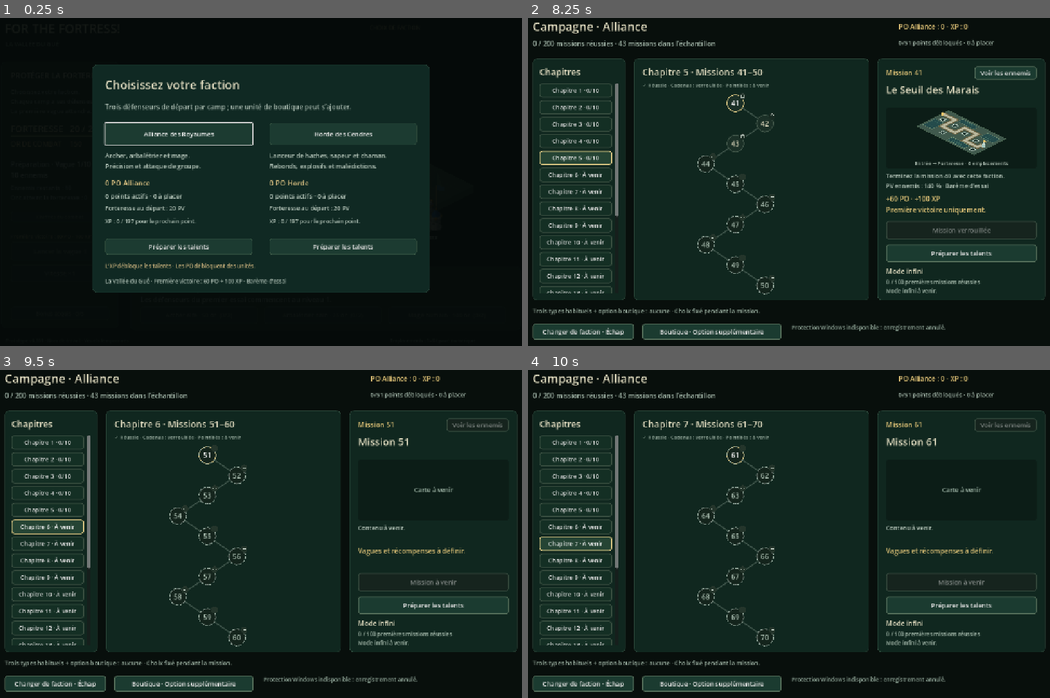
Above: before the commit, frames 1-4 (two rows, left to right).
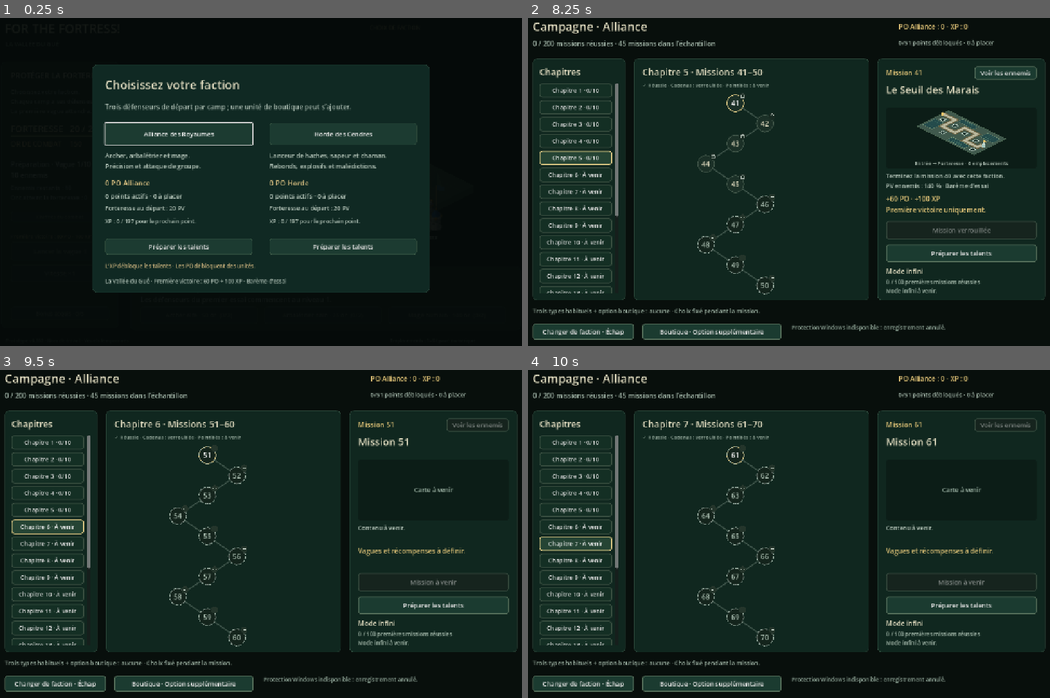
Above: after the commit, the same moments.

Repository: tomy1up/For-The-Fortress
Game: Godot game, scene res://scenes/main.tscn
Same seed, same stepped clock (60 frames per second), same inputs: the game is played once before the commit and once after it.
Inputs:
- Up to frame 1 (0.25 s): no input
- Up to frame 2 (8.25 s): click "Alliance des Royaumes" at 0.5 s; click "Jouer la mission 1" at 1.25 s; click "Jouer la mission 1" at 2 s; click "Horde des Cendres" at 2.75 s; click "Préparer les talents" at 3.5 s; click "Préparer les talents" at 4.25 s; click "Chapitre 1 · 0/10" at 5 s; click "Chapitre 2 · 0/10" at 5.75 s; click "Chapitre 3 · 0/10" at 6.5 s; click "Chapitre 4 · 0/10" at 7.25 s; click "Chapitre 5 · 0/10" at 8 s
- Up to frame 3 (9.5 s): click "Chapitre 6 · À venir" at 8.75 s
- Up to frame 4 (10 s): click "Chapitre 7 · À venir" at 9.5 s

The runs differ from the first frame. In frame 2, 0.1% of the frame differs, in the area x 18-42%, y 6-54%; in frame 3, less than 0.1%; in frame 4, less than 0.1%.

Commit message:
Add marsh missions 44 and 45 with channels and cloister maps
Co-Authored-By: Claude Opus 5.5 <noreply@anthropic.com>

Diff:
--- a/prototype/project.godot
+++ b/prototype/project.godot
@@ -3,7 +3,7 @@
 
 [application]
 config/name="For the Fortress! — La Vallée du Gué"
-config/version="0.161"
+config/version="0.162"
 run/main_scene="res://scenes/main.tscn"
 config/features=PackedStringArray("4.7", "GL Compatibility")
 
--- a/prototype/scripts/campaign_catalogue.gd
+++ b/prototype/scripts/campaign_catalogue.gd
@@ -29,9 +29,9 @@
 		var titles: Array[String] = ["Le Col des Ardoises","Les Crêtes des Ardoises","Les Éboulis des Ardoises","Le Ravin des …(182 unchanged characters)…
 		result.merge({"title":titles[(number-21)%10],"available":true,"map_id":maps[(number-21)%10],"hp_percent":99+number,"po":60,"xp":100,"waves":10},true)
 		if number > 30: result.combat_affix = {"id":"headwinds","cadence_percent":90}
-	elif number <= 43:
-		var maps: Array[String] = ["marsh_threshold","marsh_basins","marsh_court"]
-		var titles: Array[String] = ["Le Seuil des Marais","Les Bassins Engloutis","La Cour des Noyés"]
+	elif number <= 45:
+		var maps: Array[String] = ["marsh_threshold","marsh_basins","marsh_court","marsh_channels","marsh_cloister"]
+		var titles: Array[String] = ["Le Seuil des Marais","Les Bassins Engloutis","La Cour des Noyés","Les Chenaux Oubliés","Le Cloître Submergé"]
 		result.merge({"title":titles[number-41],"available":true,"map_id":maps[number-41],"hp_percent":99+number,"po":60,"xp":100,"waves":10},true)
 	return result
 
--- a/prototype/scripts/main.gd
+++ b/prototype/scripts/main.gd
@@ -775,7 +775,7 @@
 	var mountain_preview := variant in ["slate","slateplay","ridges","ridgesplay"] or variant.begins_with("mountain") or variant.begins_with("marsh")
 	var mountain_number := 21
 	if variant.begins_with("ridges"): mountain_number = 22
-	if variant.begins_with("marsh"): mountain_number = clampi(variant.trim_prefix("marsh").trim_suffix("play").trim_suffix("completed").to_int(),41,43)
+	if variant.begins_with("marsh"): mountain_number = clampi(variant.trim_prefix("marsh").trim_suffix("play").trim_suffix("completed").to_int(),41,45)
 	if variant.begins_with("mountain"):
 		mountain_number = clampi(variant.trim_prefix("mountain").trim_suffix("play").trim_suffix("completed").to_int(),23,40)
 	if (variant.begins_with("terrain") and variant.trim_prefix("terrain").is_valid_int()) or mountain_preview:
--- a/prototype/scripts/map_definition.gd
+++ b/prototype/scripts/map_definition.gd
@@ -563,6 +563,15 @@
 
 static func for_id(id: String) -> Dictionary:
 	if id == "valley_ford": return valley()
+	if id == "marsh_channels":
+		var shared: Array[Vector2] = [Vector2(8,6),Vector2(11,6),Vector2(11,2),Vector2(15,2),Vector2(15,6),Vector2(17,6)]
+		var upper: Array[Vector2] = [Vector2(0,1),Vector2(5,1),Vector2(5,4),Vector2(8,4)]
+		var lower: Array[Vector2] = [Vector2(0,9),Vector2(4,9),Vector2(4,6)]
+		upper.append_array(shared);lower.append_array(shared)
+		return {"id":id,"title":"Les Chenaux Oubliés","size":Vector2i(18,10),"path_points":upper,"path_length":measured_length(upper),"slots":[Vector2(2.5,3),Vector2(2,7),Vector2(6.5,7.8),Vector2(9.5,4.5),Vector2(13,4),Vector2(16.5,8)],"trees":[],"decoration":"marsh","route_pattern":"alternating_pressure","routes":[{"id":"upper","path_points":upper,"path_length":measured_length(upper)},{"id":"lower","path_points":lower,"path_length":measured_length(lower)}],"water_areas":[Rect2(0.5,4.3,2,1.3),Rect2(6.2,0.3,4.5,1.3),Rect2(8,8,5,1.4),Rect2(15.8,0.5,1.7,3)]}
+	if id == "marsh_cloister":
+		var points: Array[Vector2] = [Vector2(0,3),Vector2(3,3),Vector2(3,8),Vector2(8,8),Vector2(8,2),Vector2(12,2),Vector2(12,7),Vector2(15,7),Vector2(15,4),Vector2(17,4),Vector2(17,6)]
+		return {"id":id,"title":"Le Cloître Submergé","size":Vector2i(18,10),"path_points":points,"path_length":measured_length(points),"slots":[Vector2(1.5,5),Vector2(5.5,5.5),Vector2(6,1),Vector2(10,5),Vector2(14,2),Vector2(16.5,8.5)],"trees":[],"decoration":"marsh","water_areas":[Rect2(0.5,0.5,4.5,1.2),Rect2(4,6.5,2.5,0.8),Rect2(9,8.5,5.5,0.8),Rect2(13,0.4,4,0.8)]}
 	if id == "marsh_basins":
 		var points: Array[Vector2] = [Vector2(0,7),Vector2(3,7),Vector2(3,3),Vector2(7,3),Vector2(7,7),Vector2(11,7),Vector2(11,2),Vector2(15,2),Vector2(15,6),Vector2(17,6)]
 		return {"id":id,"title":"Les Bassins Engloutis","size":Vector2i(18,10),"path_points":points,"path_length":measured_le …(246 unchanged characters)…
--- a/prototype/scripts/valley_model.gd
+++ b/prototype/scripts/valley_model.gd
@@ -191,7 +191,7 @@
 	action_history.append(entry)
 
 static func valid_enemy_hp_percent(value: Variant) -> bool:
-	return (value is int or value is float) and is_finite(float(value)) and value == floorf(float(value)) and value >= 100 and value <= 142
+	return (value is int or value is float) and is_finite(float(value)) and value == floorf(float(value)) and value >= 100 and value <= 144
 
 func configure_combat_affix(value: Variant) -> bool:
 	if not value is Dictionary or not action_history.is_empty() or phase != "preparation" or wave != 1 or gold != INITIAL_GOLD: return false
--- a/prototype/scripts/valley_view.gd
+++ b/prototype/scripts/valley_view.gd
@@ -488,6 +488,11 @@
 			if area.grow(7).intersects(scenery_bounds(placed)): clear = false;break
 		if clear: result.append(candidate)
 		if result.size() >= 22: break
+	# Sur un terrain encombré, une ruine plus compacte remplace un saule déjà dégagé.
+	# Ses limites sont incluses dans celles de l'arbre : les marges restent préservées.
+	if marsh and not result.any(func(item):return item.kind=="ruin"):
+		for item in result:
+			if item.kind=="willow": item.kind = "ruin";break
 	result.sort_custom(func(a: Dictionary,b: Dictionary) -> bool: return project(a.point).y < project(b.point).y)
 	return result
 
--- a/prototype/tests/test_campaign_guidance.gd
+++ b/prototype/tests/test_campaign_guidance.gd
@@ -16,18 +16,21 @@
 func _initialize() -> void: call_deferred("run_checks")
 func run_checks() -> void:
 	check(Catalogue.suggested_mission({}) == 1,"Progression indisponible : suggestion prudente, sans inventer un succès")
+	# Le nombre de missions jouables augmente à chaque version : le test le lit dans le catalogue.
+	var playable: int = Catalogue.available_count()
+	check(playable >= 20,"Le catalogue propose au moins les vingt premières missions")
 	for faction in range(2):
 		var p = Profile.new("")
-		for completed in range(21):
+		for completed in range(playable+1):
 			var before: String = JSON.stringify(p.data)
-			check(Catalogue.suggested_mission(p.campaign_status(faction)) == mini(completed+1,20),"Suggestion : première mission à réussir, puis dernière mission jouable lorsque l’échantillon est terminé")
+			check(Catalogue.suggested_mission(p.campaign_status(faction)) == mini(completed+1,playable),"Suggestion : première mission à réussir, puis dernière mission jouable lorsque l’échantillon est terminé")
 			check(Catalogue.suggested_mission(p.campaign_status(1-faction)) == 1 and JSON.stringify(p.data) == before,"La suggestion est sans écriture et ne transfère aucune réussite à l’autre camp")
-			if completed < 20:
+			if completed < playable:
 				var id: int = p.begin_mission(faction,Catalogue.id_for(completed+1),60,10,100)
 				check(p.credit_mission(id,faction,10,true),"Préparation d’une réussite réelle par le service de progression")
 		var scene = Main.new();root.add_child(scene);scene.set_process(false);scene.meta_profile = p
 		scene._open_campaign(faction)
-		check(scene.campaign_menu.chapter == 2 and scene.campaign_menu.selected == 9 and scene.choosing_faction,"Le parcours terminé propose la vingtième mission sans la lancer")
+		check(scene.campaign_menu.chapter == (playable-1)/10+1 and scene.campaign_menu.selected == (playable-1)%10 and scene.choosing_faction,"Le parcours terminé propose la dernière mission jouable sans la lancer")
 		scene.campaign_menu._chapter(2);scene.campaign_menu._select(5)
 		var before: String = JSON.stringify(p.data)
 		scene.campaign_menu._talents();scene.meta_menu.close()
--- a/prototype/tests/test_campaign_preview.gd
+++ b/prototype/tests/test_campaign_preview.gd
@@ -37,7 +37,7 @@
 		screen.refresh();screen._select(1)
 		check(screen.terrain_preview.definition.id == "ford_woods" and not screen.start_button.disabled,"La même carte devient jouable après le succès requis")
 		before = JSON.stringify(p.data)
-		screen._chapter(5);screen._select(3)
+		screen._chapter(5);screen._select(5)
 		check(screen.terrain_preview.definition.is_empty() and screen.terrain_preview.geometry().is_empty() and screen.start_button.disabled,"Un contenu à venir n’emprunte pas le terrain du Gué ni celui précédemment consulté")
 		screen._chapter(20);screen._select(9)
 		check(screen.terrain_preview.geometry().is_empty() and JSON.stringify(p.data) == before,"Les chapitres futurs restent sans terrain inventé et sans effet sur les acquis")
--- a/prototype/tests/test_campaign_progress.gd
+++ b/prototype/tests/test_campaign_progress.gd
@@ -15,8 +15,8 @@
 		var id: String = Catalogue.id_for(number);var definition: Dictionary = Catalogue.definition(number)
 		check(not ids.has(id) and Catalogue.number_for(id) == number,"Identifiant de mission unique et stable sur les deux cents positions")
 		ids[id] = true
-		if number > 43: check(not definition.available and not definition.has("po") and not definition.has("xp") and Catalogue.runtime(id).is_empty(),"Contenu absent non jouable, sans récompense inventée")
-	check(Catalogue.available_count() == 43 and Catalogue.runtime("campaign.001") == {"id":"campaign.001","po":60,"xp":100,"waves":10,"map_id":"valley_ford","hp_percent":100},"La mission du Gué et ses gains de référence restent inchangés")
+		if number > 45: check(not definition.available and not definition.has("po") and not definition.has("xp") and Catalogue.runtime(id).is_empty(),"Contenu absent non jouable, sans récompense inventée")
+	check(Catalogue.available_count() == 45 and Catalogue.runtime("campaign.001") == {"id":"campaign.001","po":60,"xp":100,"waves":10,"map_id":"valley_ford","hp_percent":100},"La mission du Gué et ses gains de référence restent inchangés")
 	for invalid in ["campaign.1","campaign.000","campaign.201","campaign.+001","campaign.0001","campaign.001.extra",null,1]: check(Catalogue.number_for(invalid) == 0,"Identifiant non canonique refusé")
 	for number in [0,-1,201]: check(Catalogue.definition(number).is_empty() and Catalogue.id_for(number).is_empty(),"Position hors parcours refusée")
 	for pair in [[1,1],[10,1],[11,2],[20,2],[21,3],[100,10],[101,11],[200,20]]: check(Catalogue.definition(pair[0]).chapter == pair[1],"Dix missions par chapitre aux frontières du parcours")
--- a/prototype/tests/test_campaign_sample.gd
+++ b/prototype/tests/test_campaign_sample.gd
@@ -36,7 +36,7 @@
 				check(is_equal_approx(scaled.hp,base.hp*percent/100.0) and scaled.hp == scaled.max_hp,"Les PV initiaux et maximum appliquent exactement le pourcentage demandé")
 				for key in ["speed","reward","fortress_damage","identity_id","origin"]: check(scaled[key] == base[key],"Vitesse, gains, dégâts à la forteresse et identité de faction inchangés")
 	var m = Model.new()
-	for invalid in [0,99,143,100.5,true,"101",null,INF]: check(not m.configure_enemy_hp(invalid) and m.enemy_hp_percent == 100,"Réglage absent, non entier ou hors de l’échantillon refusé sans effet")
+	for invalid in [0,99,145,100.5,true,"101",null,INF]: check(not m.configure_enemy_hp(invalid) and m.enemy_hp_percent == 100,"Réglage absent, non entier ou hors de l’échantillon refusé sans effet")
 	check(m.configure_enemy_hp(101) and m.select_faction(0) and not m.configure_enemy_hp(102),"Le pourcentage est configuré avant le départ puis figé")
 	m.start();m.advance(0)
 	check(not m.enemies.is_empty() and m.enemies[0].max_hp == Model.scaled_enemy_hp(m.enemies[0].type,101),"Le moteur applique les PV réglés aux apparitions réelles")
@@ -68,7 +68,7 @@
 			if number > 1:
 				var bad: Dictionary = reports[0].duplicate(true);bad.enemy_hp_percent = 100
 				check(not Replay.verify(bad).ok,"Un rapport dont le pourcentage a été falsifié est rejeté")
-				bad.enemy_hp_percent = 143;check(not Replay.verify(bad).ok,"Un rapport ne peut pas imposer une difficulté non prise en charge")
+				bad.enemy_hp_percent = 145;check(not Replay.verify(bad).ok,"Un rapport ne peut pas imposer une difficulté non prise en charge")
 				bad.erase("enemy_hp_percent");check(not Replay.verify(bad).ok,"Supprimer les règles de PV du rapport ne permet pas un rejeu incohérent")
 		var scene = Main.new();root.add_child(scene);scene.set_process(false)
 		var p = Profile.new("");scene.meta_profile = p;scene._open_campaign(faction)
--- a/prototype/tests/test_campaign_states.gd
+++ b/prototype/tests/test_campaign_states.gd
@@ -27,7 +27,7 @@
 			if chapter == 4:
 				check(menu.nodes.all(func(node):return node.state=="locked"),"Les dix missions du chapitre 4 attendent les réussites préalables")
 			if chapter == 5:
-				check(menu.nodes.slice(0,3).all(func(node):return node.state=="locked") and menu.nodes.slice(3).all(func(node):return node.state=="future"),"Trois missions des marais verrouillées et sept missions futures")
+				check(menu.nodes.slice(0,5).all(func(node):return node.state=="locked") and menu.nodes.slice(5).all(func(node):return node.state=="future"),"Cinq missions des marais verrouillées et cinq missions futures")
 			if chapter > 5:
 				check(menu.chapter_buttons[chapter-1].text.contains("À venir"),"Un chapitre sans contenu jouable ne prétend pas être prêt")
 				for node in menu.nodes: check(node.state == "future" and not node.locked,"Les nœuds d’un chapitre futur restent consultables, sans faux cadenas de progression")
--- a/prototype/tests/test_chapter_one.gd
+++ b/prototype/tests/test_chapter_one.gd
@@ -48,7 +48,7 @@
 			var scaled: Dictionary = Model.make_enemy(0,type,0,0,entry.hp_percent)
 			check(is_equal_approx(scaled.max_hp,base.hp*entry.hp_percent/100.0),"PV exacts sans arrondi prématuré")
 			for key in ["speed","reward","fortress_damage","identity_id"]: check(scaled[key] == base[key],"Le changement de mission ne gonfle ni vitesse, ni récompense, ni dégâts à la forteresse")
-	check(not Catalogue.definition(44).available and Catalogue.runtime("campaign.044").is_empty(),"La mission 44 reste à venir, sans contenu annoncé comme jouable")
+	check(not Catalogue.definition(46).available and Catalogue.runtime("campaign.046").is_empty(),"La mission 46 reste à venir, sans contenu annoncé comme jouable")
 	for faction in range(2):
 		for number in range(4,11):
 			var entry: Dictionary = Catalogue.definition(number);var reports: Array = []
--- a/prototype/tests/test_headwinds.gd
+++ b/prototype/tests/test_headwinds.gd
@@ -134,7 +134,7 @@
 				game.campaign_menu._chapter(4)
 				check(game.campaign_menu.nodes.all(func(node):return node.state=="completed") and game.campaign_menu.start_button.text=="Rejouer sans nouveau gain","Le chapitre terminé propose le rejeu sans faux gain")
 				game.campaign_menu._chapter(5)
-				check(game.campaign_menu.nodes[0].state=="available" and game.campaign_menu.nodes.slice(1,3).all(func(node):return node.state=="locked") and game.campaign_menu.nodes.slice(3).all(func(node):return node.state=="fut …(109 unchanged characters)…
+				check(game.campaign_menu.nodes[0].state=="available" and game.campaign_menu.nodes.slice(1,5).all(func(node):return node.state=="locked") and game.campaign_menu.nodes.slice(5).all(func(node):return node.state=="fut …(109 unchanged characters)…
 				game.campaign_menu._chapter(4);game.campaign_menu._select(9);game.campaign_menu._launch()
 				check(game.model.gold==150 and game.model.bonuses.is_empty() and game.model.combat_affix==AFFIX,"Rejouer la finale repart avec les règles normales de la mission")
 				play_policy(game.model,types,slots,extra,seed_value)
--- a/prototype/tests/test_marsh_campaign.gd
+++ b/prototype/tests/test_marsh_campaign.gd
@@ -22,8 +22,8 @@
 	var excessive: Dictionary = source.duplicate(true);excessive.water_areas = []
 	for index in range(33): excessive.water_areas.append([0,0,1,1])
 	check(Model.Maps.from_data(excessive).is_empty(),"Nombre excessif de bassins refusé")
-	for number in range(41,44): await verify_terrain(number)
-	for case in [[0,41],[1,41],[0,42],[1,42],[0,43],[1,43]]:
+	for number in range(41,46): await verify_terrain(number)
+	for case in [[0,41],[1,41],[0,42],[1,42],[0,43],[1,43],[0,44],[1,44],[0,45],[1,45]]:
 		var camp: int = case[0]
 		var mission: int = case[1]
 		var game := Main.new();root.add_child(game);game.set_process(false)
@@ -57,7 +57,7 @@
 		check(profile.campaign_status(camp).completed==mission and profile.data.banks[camp].xp==100*mission and profile.data. …(184 unchanged characters)…
 		check(profile.campaign_status(1-camp).completed==0,"Le parcours adverse est inchangé")
 		game._show_run_summary();game._summary_to_campaign()
-		check(game.campaign_menu.chapter==5 and game.campaign_menu.nodes.slice(0,mission-40).all(func(node):return node.state=="completed") and game.campaign_menu.nodes.slice(3).all(func(node):return node.state=="future"),"Retour sur le nouveau chapitre sans mission future présentée comme prête")
+		check(game.campaign_menu.chapter==5 and game.campaign_menu.nodes.slice(0,mission-40).all(func(node):return node.state=="completed") and game.campaign_menu.nodes.slice(5).all(func(node):return node.state=="future"),"Retour sur le nouveau chapitre sans mission future présentée comme prête")
 		game.free()
 	print("MARSH_CAMPAIGN_TESTS checks=%d failures=%d" % [checks,failures])
 	quit(1 if failures else 0)
@@ -82,7 +82,7 @@
 
 func verify_terrain(number: int) -> void:
 	var definition: Dictionary = Model.Maps.for_id(Main.CampaignCatalogue.definition(number).map_id)
-	check(Model.Maps.validation_error(definition).is_empty() and definition.decoration=="marsh" and definition.path_length=={41:29,42:34,43:28}[number],"Première carte des marais valide et de longueur mesurée")
+	check(Model.Maps.validation_error(definition).is_empty() and definition.decoration=="marsh" and definition.path_length=={41:29,42:34,43:28,44:30,45:38}[number],"Première carte des marais valide et de longueur mesurée")
 	var serialized: Dictionary = Model.Maps.to_data(definition)
 	check(Model.Maps.from_data(JSON.parse_string(JSON.stringify(serialized)))==definition,"La nouvelle décoration survit à la sérialisation des cartes et des rapports")
 	var routes: Array = View.routes_for(definition)
--- a/prototype/tests/test_mission_scout.gd
+++ b/prototype/tests/test_mission_scout.gd
@@ -75,7 +75,7 @@
 			check(JSON.stringify(profile.data)==before,"Lire les rencontres ne modifie aucune progression")
 			await escape()
 			check(menu.visible and not scout.visible and not menu.overlay_blocked and root.gui_get_focus_owner()==menu.scout_button,"Échap revient au bouton d’origine sans quitter le parcours")
-		menu._chapter(5);menu._select(3);check(menu.scout_button.disabled,"Les missions futures n’inventent pas de rencontres")
+		menu._chapter(5);menu._select(5);check(menu.scout_button.disabled,"Les missions futures n’inventent pas de rencontres")
 		menu._scout();check(not scout.visible,"Le contenu futur ne s’ouvre pas")
 		menu._chapter(1);menu._scout();menu.close();check(not scout.visible and scout.entries.is_empty(),"Quitter le parcours efface la consultation")
 		menu.open(profile,1-camp);check(not scout.visible and not menu.overlay_blocked,"Aucune ancienne faction ne reste affichée après changement")
Not shown, changed: prototype/distribution/LIRE_MOI.txt
Not shown, changed: prototype/export_presets.cfg
Not shown, changed: design/Biomes_cumul_2026-10-31.md
Not shown, added: design/Missions_044_045_Marais.md
Not shown, added: design/essais/v0162_release_notes.md
Not shown, changed: prototype/Exporter_Windows.ps1
